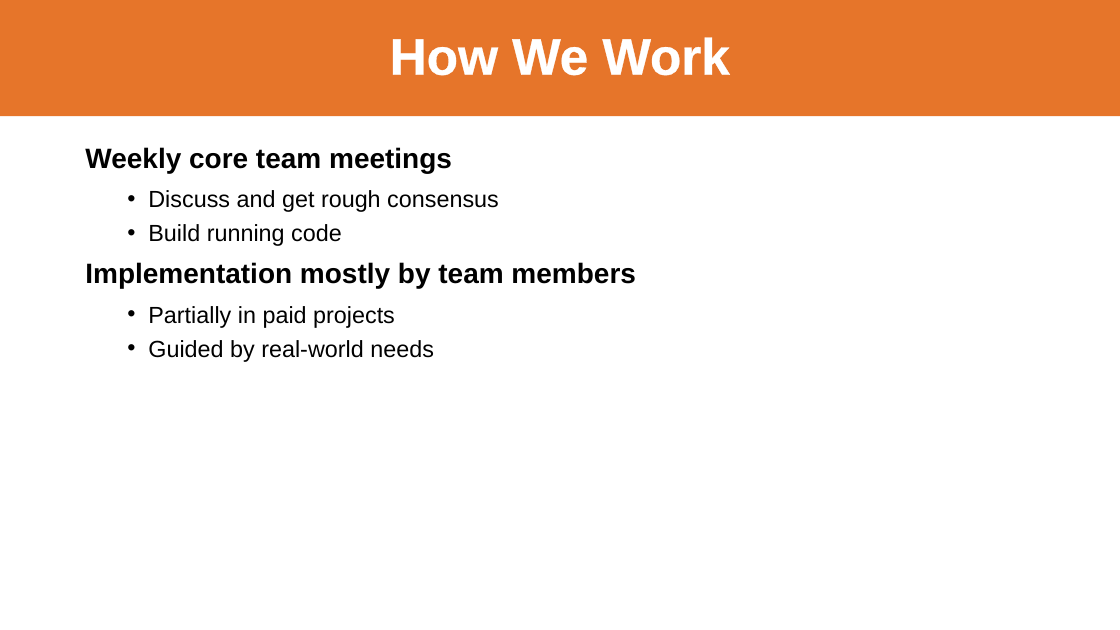
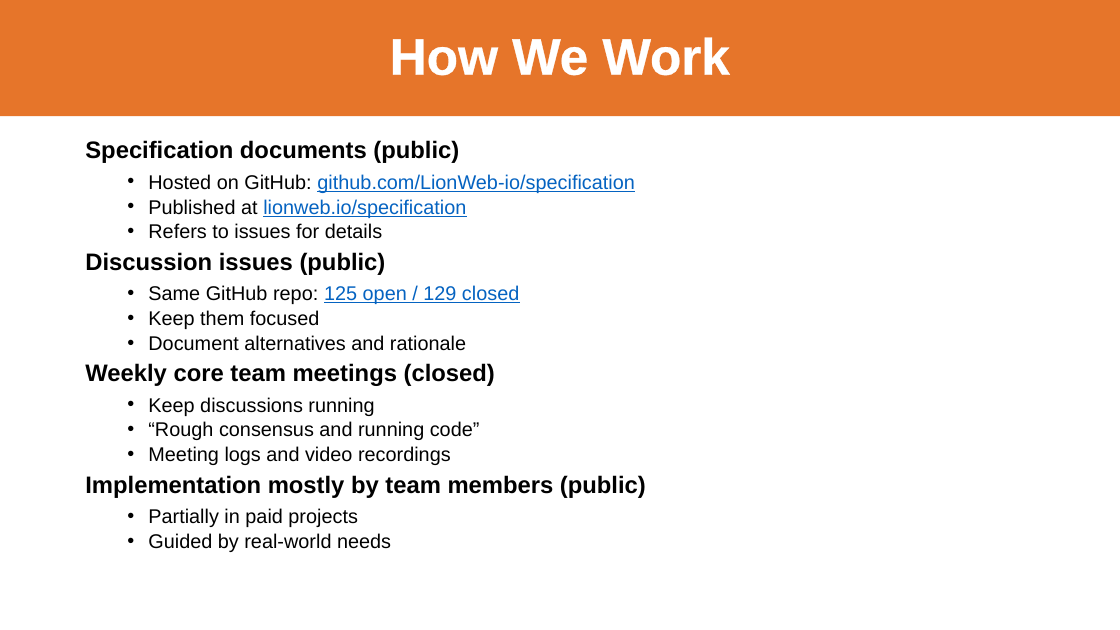
Before and after one commit to LionWeb-io/specification, a slide deck: slide 22 of resources/LangDev 2024 Talk.pptx. Drawn at 1120x630 pixels with LibreOffice and Linux fonts; fonts in the diff are those of the drawing; background and template pictures are left out. Boxes give left, top, right and bottom in pixels: in the first picture for what was removed or moved away, otherwise in the second. Text is boxed around its words. In the diff, an @@ line names an element or a change of style, - is before the commit and + after.

Commit message:
added content for implementations, specs

```diff
--- a/resources/LangDev 2024 Talk.pptx
+++ b/resources/LangDev 2024 Talk.pptx
@@ text at <box>85,140,646,498</box>: text changed; size 24 to 17 pt; bold off @@
-Weekly core team meetings
-  • Discuss and get rough consensus
-  • Build running code
-Implementation mostly by team members
+Specification documents (public)
+  • Hosted on GitHub: github.com/LionWeb-io/specification
+  • Published at lionweb.io/specification
+  • Refers to issues for details
+Discussion issues (public)
+  • Same GitHub repo: 125 open / 129 closed
+  • Keep them focused
+  • Document alternatives and rationale
+Weekly core team meetings (closed)
+  • Keep discussions running
+  • “Rough consensus and running code”
+  • Meeting logs and video recordings
+Implementation mostly by team members (public)
@@ text at <box>148,508,391,552</box>: size 20 to 17 pt in "Partially in paid projects", "Guided by real-world needs"; line spacing 1 to 0.8 @@
```
Also in this commit, not shown: 16 other slides changed, 1 slide added, 1 slide removed.
